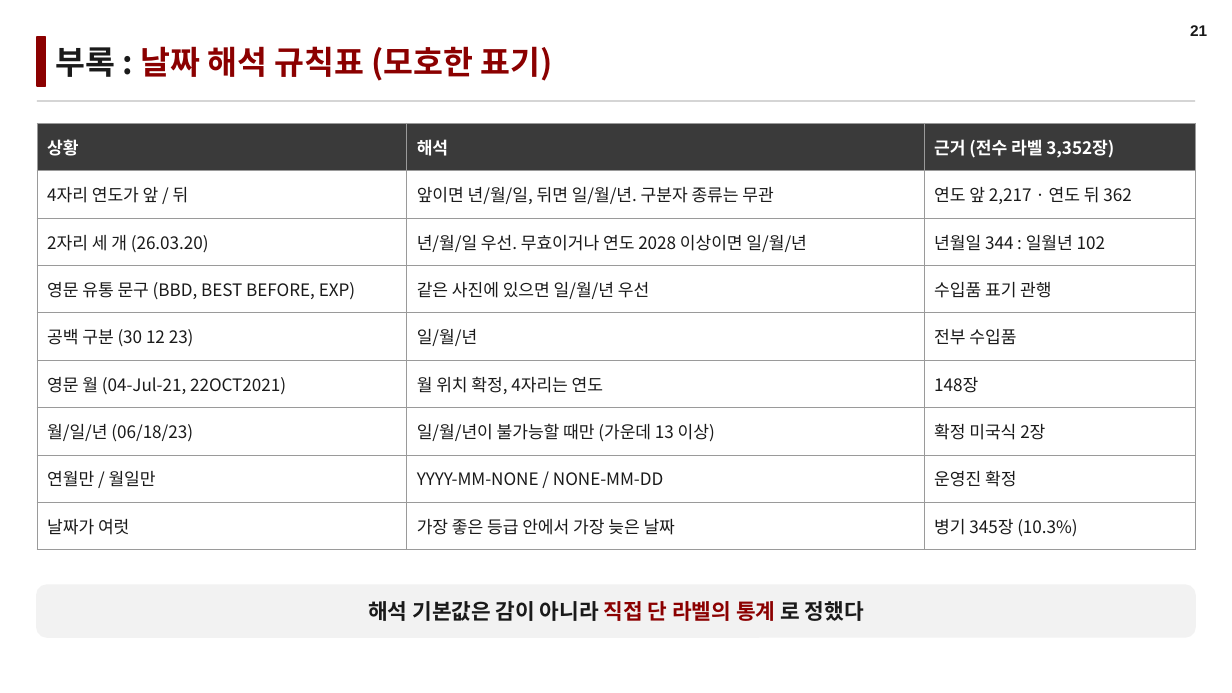
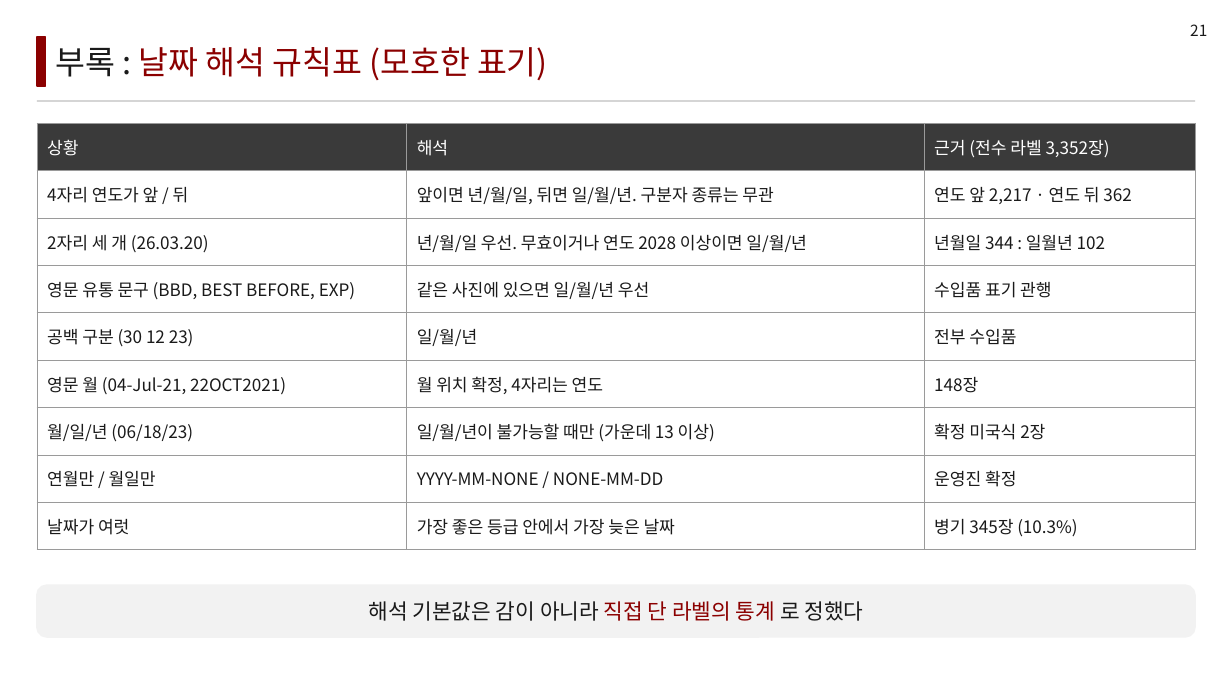
Before and after one commit to LEEbyeongchul/itda3-CODE-subway, a slide deck: slide 21 of 발표/[CODE]_서브웨이_본선발표.pptx. Drawn at 1232x693 pixels with LibreOffice and Linux fonts; fonts in the diff are those of the drawing. Boxes give left, top, right and bottom in pixels: in the first picture for what was removed or moved away, otherwise in the second. Text is boxed around its words. In the diff, an @@ line names an element or a change of style, - is before the commit and + after.

```diff
--- a/발표/[CODE]_서브웨이_본선발표.pptx
+++ b/발표/[CODE]_서브웨이_본선발표.pptx
@@ text "21" at [1190,24,1207,36]: font Arial to Noto Sans CJK KR, bold off @@
@@ text "부록 : 날짜 해석 규칙표 ..." at [55,47,548,80]: bold off @@
@@ table at [37,123,1195,549] @@
@@ bold off in "상황", "해석", "근거 (전수 라벨 3,352장)" @@
@@ text "해석 기본값은 감이 아니라 직접 ..." at [369,601,863,621]: bold off @@
```
Also in this commit, not shown: 21 other slides changed, 3 other files.
